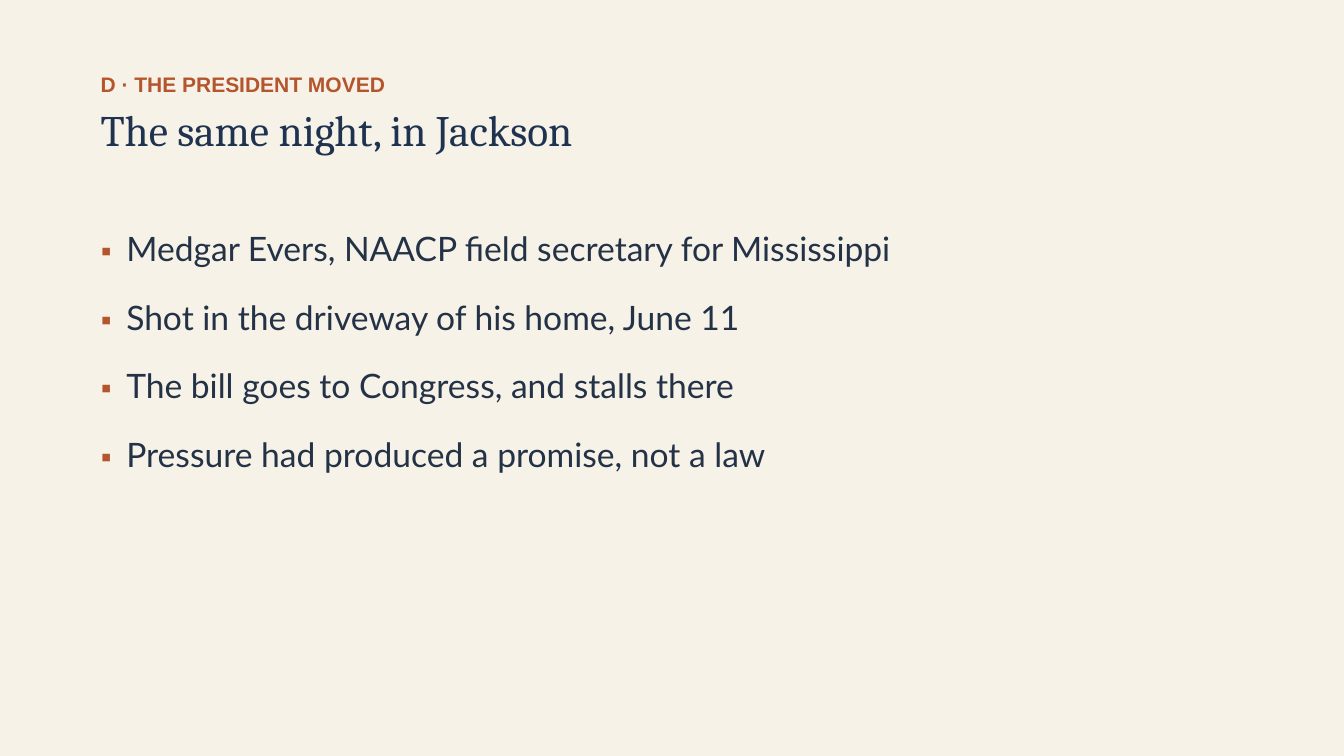
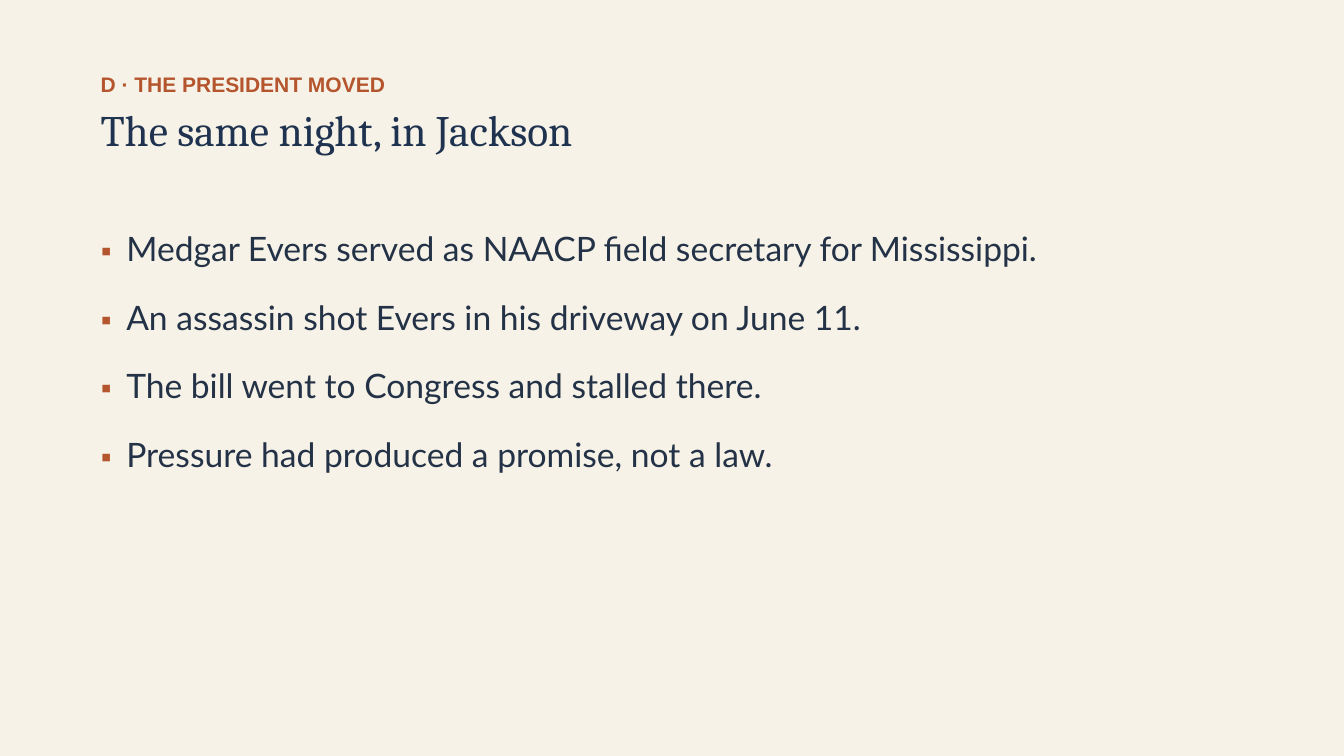
Before and after one commit to ab17gthb/humanities-curriculum-group, a slide deck: slide 13 of civil-rights/lesson-05/lesson-05-slides.pptx. Drawn at 1344x756 pixels with LibreOffice and Linux fonts; fonts in the diff are those of the drawing. Boxes give left, top, right and bottom in pixels: in the first picture for what was removed or moved away, otherwise in the second. Text is boxed around its words. In the diff, an @@ line names an element or a change of style, - is before the commit and + after.

```diff
--- a/civil-rights/lesson-05/lesson-05-slides.pptx
+++ b/civil-rights/lesson-05/lesson-05-slides.pptx
@@ text at <box>126,236,1037,473</box>: text changed @@
-▪ Medgar Evers, NAACP field secretary for Mississippi
-▪ Shot in the driveway of his home, June 11
-▪ The bill goes to Congress, and stalls there
-▪ Pressure had produced a promise, not a law
+▪ Medgar Evers served as NAACP field secretary for Mississippi.
+▪ An assassin shot Evers in his driveway on June 11.
+▪ The bill went to Congress and stalled there.
+▪ Pressure had produced a promise, not a law.
```
Also in this commit, not shown: 9 other slides changed, 6 other files.
